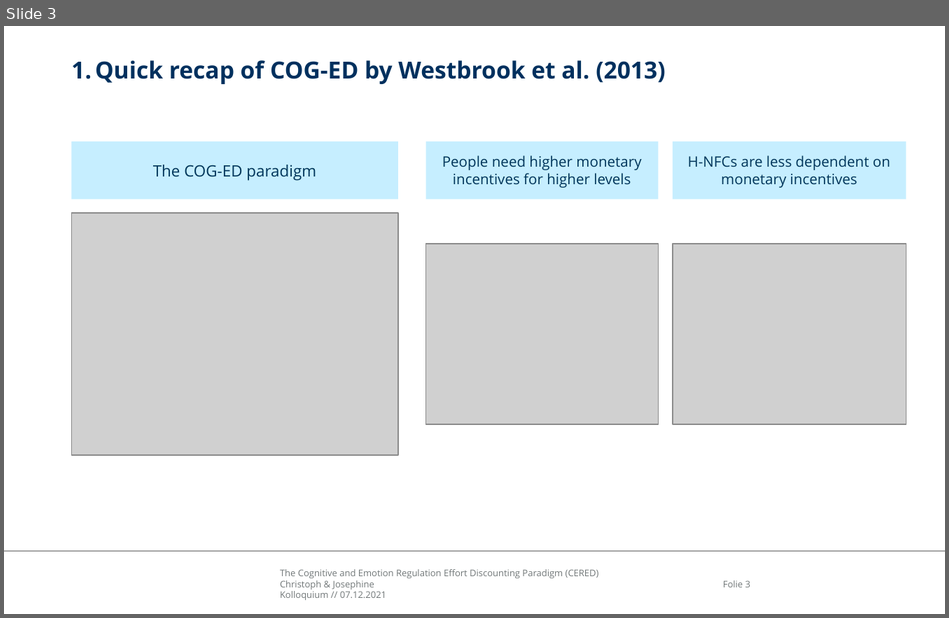
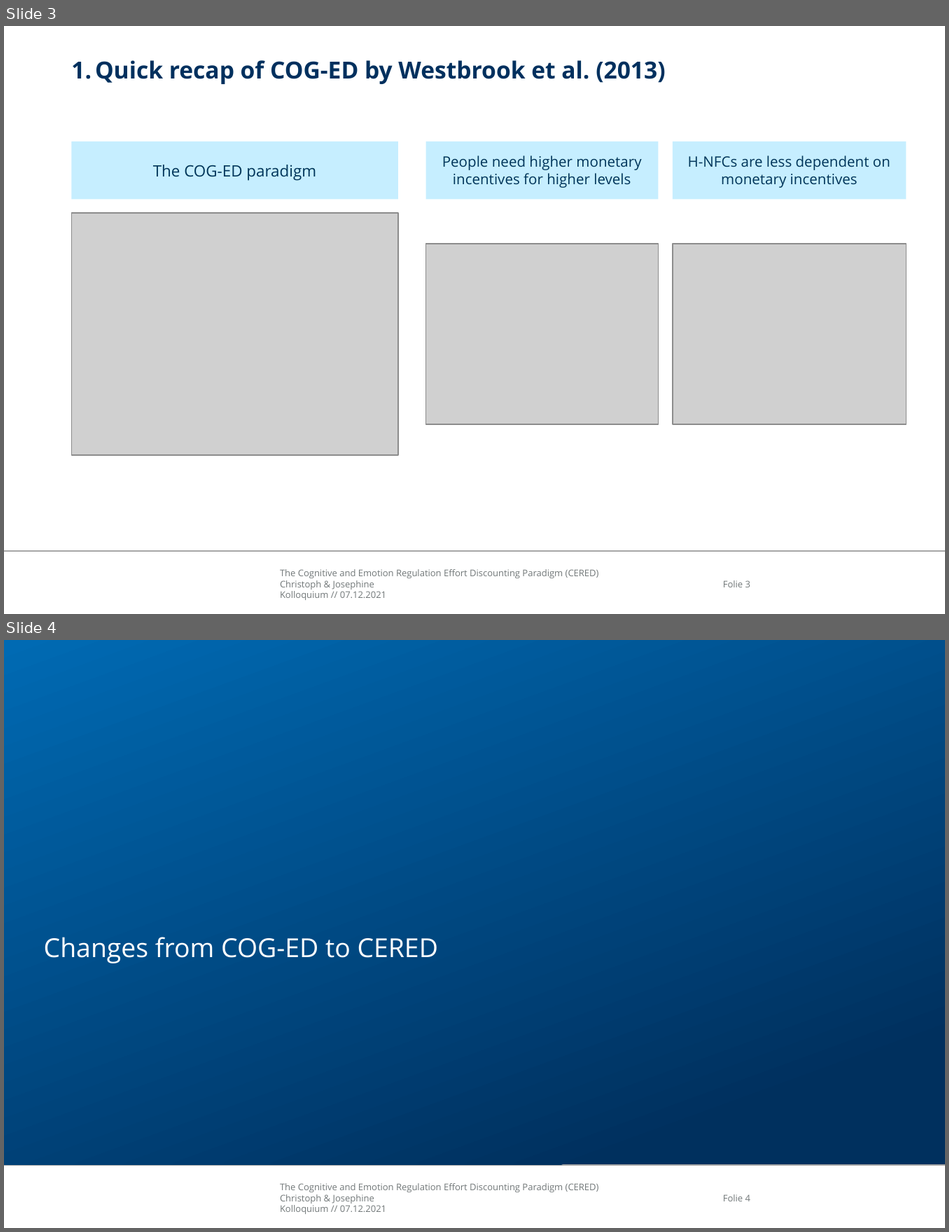
Before and after one commit to ChScheffel/CAD, a slide deck: 99_Thinktank/Talks/21-12-07_Kolloquium/CERED_Presentation.pptx. Shown one above the other, each under a label of ours: slide 3 before the commit, slides 3 and 4 after it. The pictures are 949x618 and 949x1232 pixels, drawn with LibreOffice and Linux fonts; fonts in the diff are those of the drawing; grey boxes stand for pictures; background and template pictures are left out. Boxes give left, top, right and bottom in pixels: in the first picture for what was removed or moved away, otherwise in the second. Text is boxed around its words. In the diff, an @@ line names an element or a change of style, - is before the commit and + after.

```diff
--- a/99_Thinktank/Talks/21-12-07_Kolloquium/CERED_Presentation.pptx
+++ b/99_Thinktank/Talks/21-12-07_Kolloquium/CERED_Presentation.pptx
@@ slide 4 added at [4, 640, 945, 1228], background #FFFFFF; not listed: 3 template elements that a slide beside it also shows @@
@@ rectangle added at [4, 640, 945, 1162], fill gradient #00305E to #006AB3 @@
@@ rectangle added at [4, 640, 945, 1164], fill gradient #00305E to #006AB3 @@
@@ rectangle added at [4, 640, 945, 1162], fill gradient #00305E to #006AB3 @@
@@ text added at [44, 937, 438, 963], 20 pt, text #FFFFFF @@
+Changes from COG-ED to CERED
```
Also in this commit, not shown: 2 other slides added.
